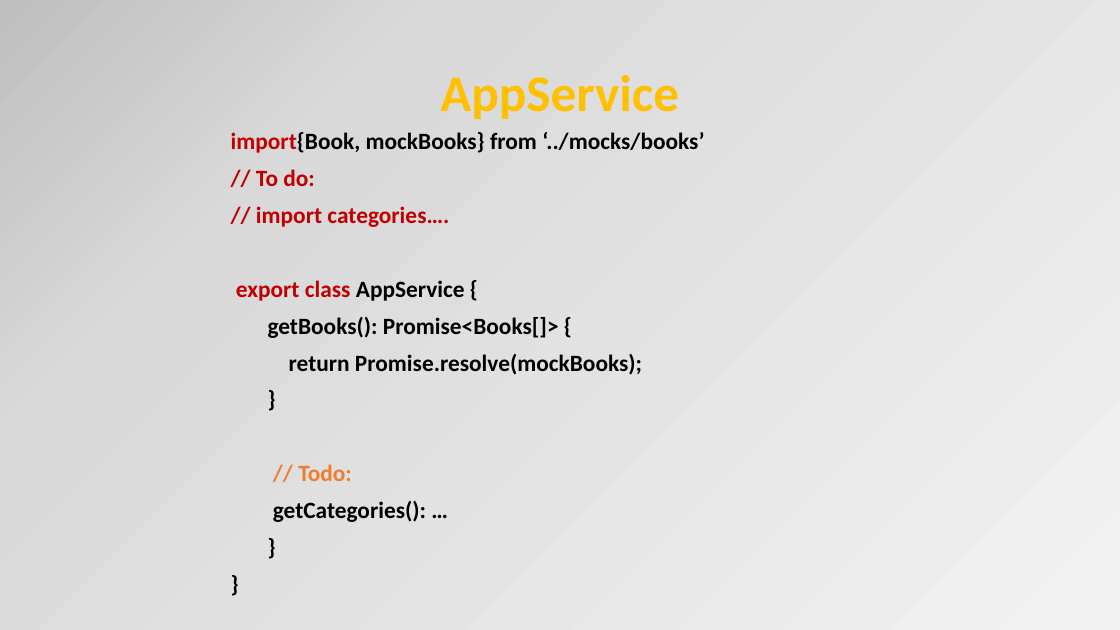
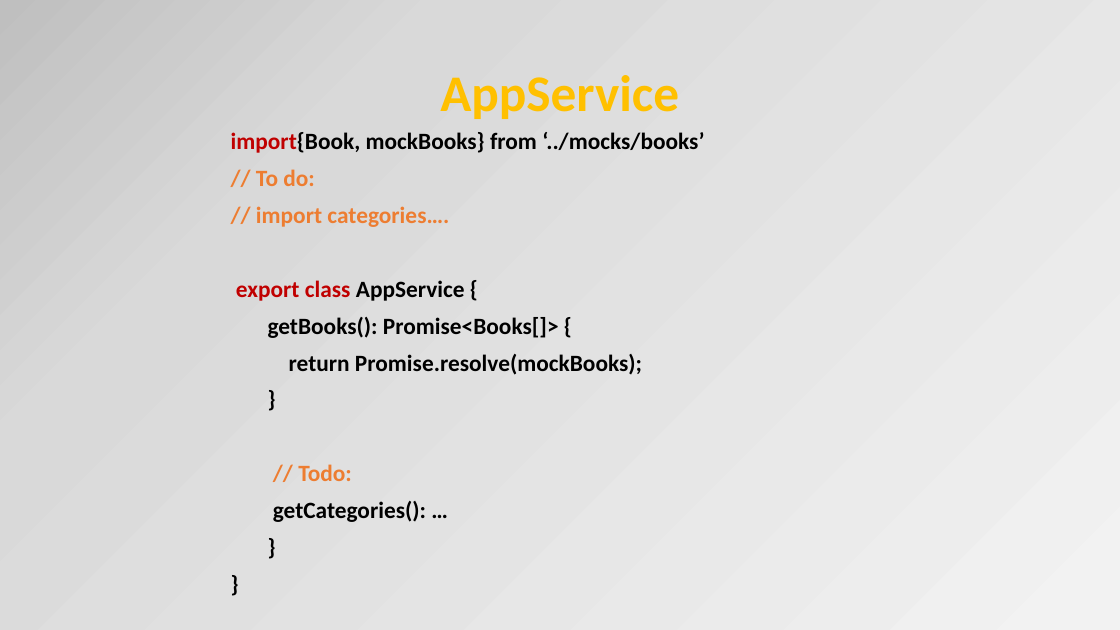
Before and after one commit to OrdinaNederland/hackjam-angular, a slide deck: slide 33 of Angular2.pptx (slide 34 before the commit). Drawn at 1120x630 pixels with LibreOffice and Linux fonts; fonts in the diff are those of the drawing. Boxes give left, top, right and bottom in pixels: in the first picture for what was removed or moved away, otherwise in the second. Text is boxed around its words. In the diff, an @@ line names an element or a change of style, - is before the commit and + after.

```diff
--- a/Angular2.pptx
+++ b/Angular2.pptx
@@ text at bbox=[256, 169, 449, 227]: text colour #C00000 to #ED7D31 in "// To do:", "// import categories…." @@
```
Also in this commit, not shown: 1 other slide changed, 1 slide removed, 1 other file.
